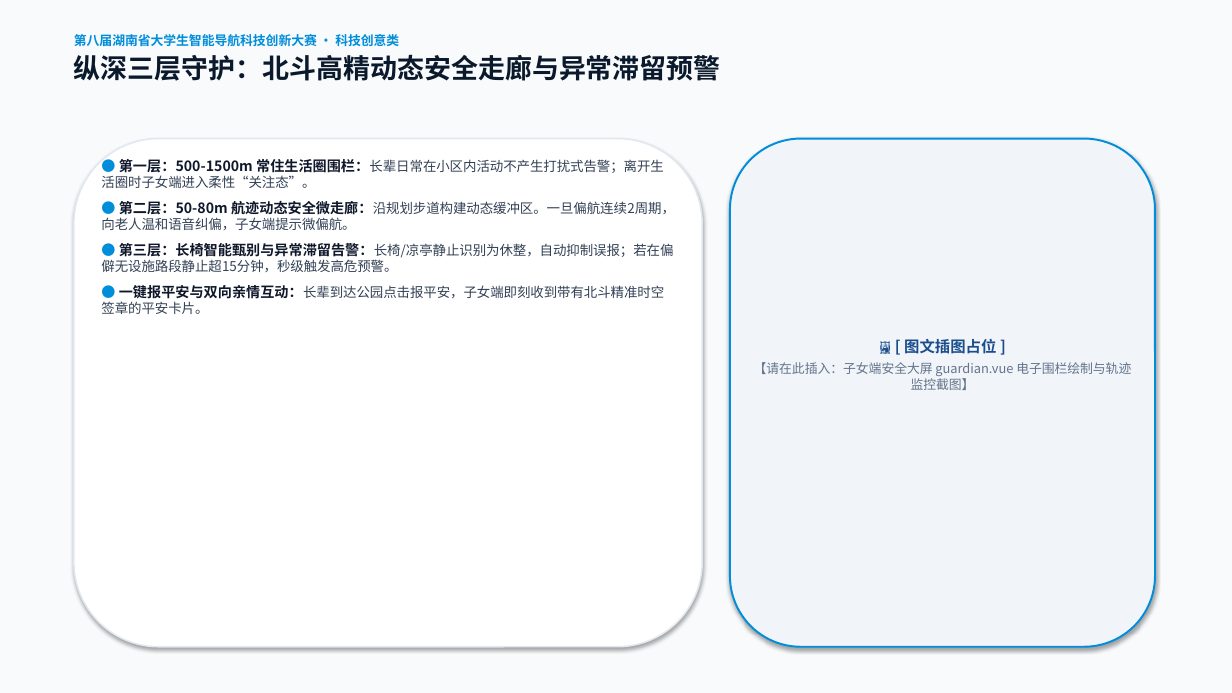
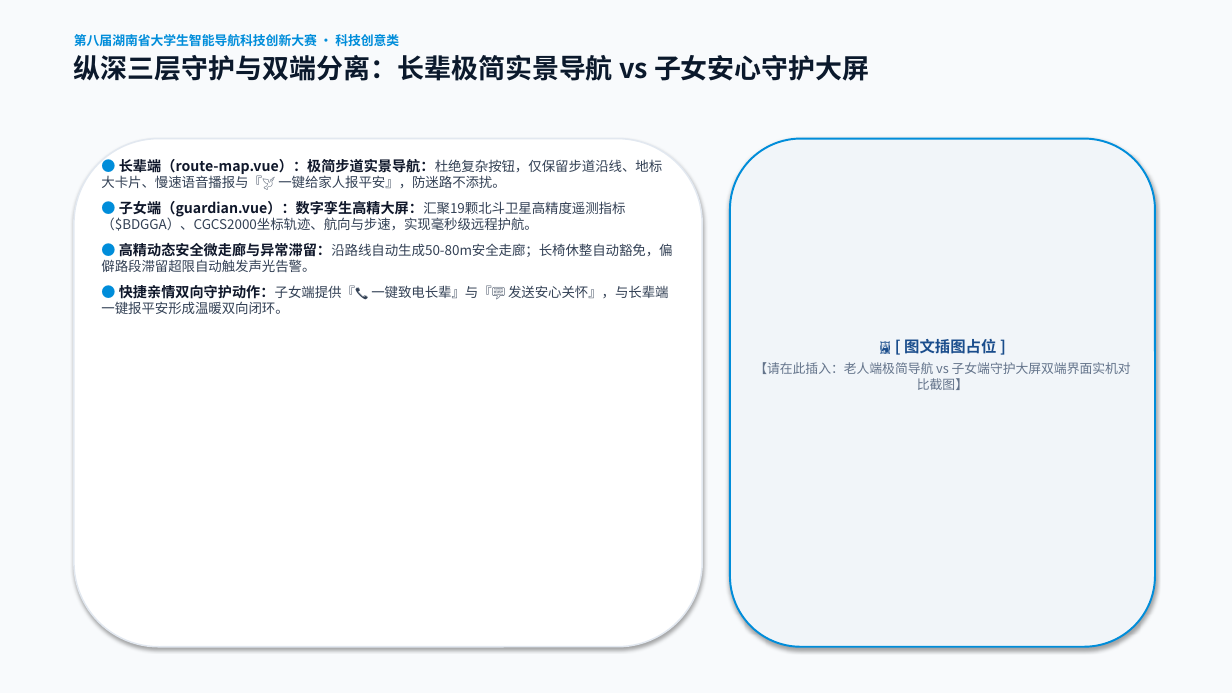
Before and after one commit to yockkkk/laoyouji, a slide deck: slide 11 of docs/competition/银发导航智能体：基于多Agent协同的老年人安心出行伴侣_作品介绍PPT.pptx. Drawn at 1232x693 pixels with LibreOffice and Linux fonts; fonts in the diff are those of the drawing. Boxes give left, top, right and bottom in pixels: in the first picture for what was removed or moved away, otherwise in the second. Text is boxed around its words. In the diff, an @@ line names an element or a change of style, - is before the commit and + after.

```diff
--- a/docs/competition/银发导航智能体：基于多Agent协同的老年人安心出行伴侣_作品介绍PPT.pptx
+++ b/docs/competition/银发导航智能体：基于多Agent协同的老年人安心出行伴侣_作品介绍PPT.pptx
@@ text at [74, 55, 870, 81]: text changed @@
-纵深三层守护：北斗高精动态安全走廊与异常滞留预警
+纵深三层守护与双端分离：长辈极简实景导航 vs 子女安心守护大屏
@@ text at [101, 159, 672, 314]: text changed @@
-● 第一层：500-1500m 常住生活圈围栏：长辈日常在小区内活动不产生打扰式告警；离开生活圈时子女端进入柔性“关注态”。
-● 第二层：50-80m 航迹动态安全微走廊：沿规划步道构建动态缓冲区。一旦偏航连续2周期，向老人温和语音纠偏，子女端提示微偏航。
-● 第三层：长椅智能甄别与异常滞留告警：长椅/凉亭静止识别为休整，自动抑制误报；若在偏僻无设施路段静止超15分钟，秒级触发高危预警。
-● 一键报平安与双向亲情互动：长辈到达公园点击报平安，子女端即刻收到带有北斗精准时空签章的平安卡片。
+● 长辈端（route-map.vue）：极简步道实景导航：杜绝复杂按钮，仅保留步道沿线、地标大卡片、慢速语音播报与『🕊️ 一键给家人报平安』，防迷路不添扰。
+● 子女端（guardian.vue）：数字孪生高精大屏：汇聚19颗北斗卫星高精度遥测指标（$BDGGA）、CGCS2000坐标轨迹、航向与步速，实现毫秒级远程护航。
+● 高精动态安全微走廊与异常滞留：沿路线自动生成50-80m安全走廊；长椅休整自动豁免，偏僻路段滞留超限自动触发声光告警。
+● 快捷亲情双向守护动作：子女端提供『📞 一键致电长辈』与『💬 发送安心关怀』，与长辈端一键报平安形成温暖双向闭环。
@@ text at [754, 362, 1131, 390]: text changed @@
-【请在此插入：子女端安全大屏 guardian.vue 电子围栏绘制与轨迹监控截图】
+【请在此插入：老人端极简导航 vs 子女端守护大屏双端界面实机对比截图】
```
Also in this commit, not shown: 2 other slides changed, 13 other files.
